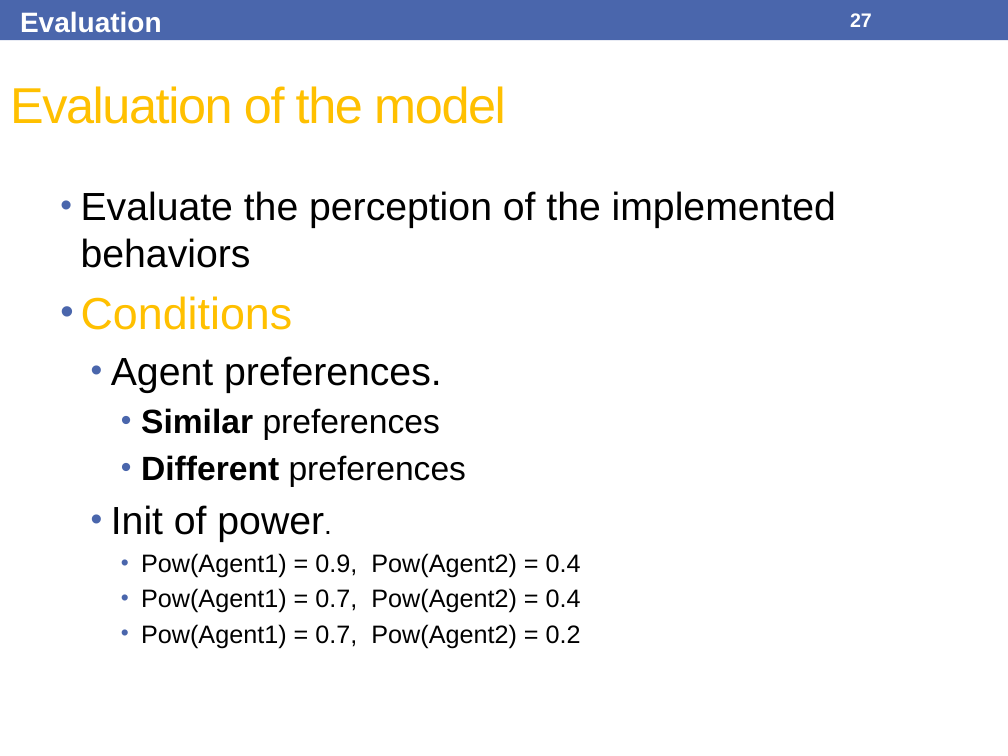
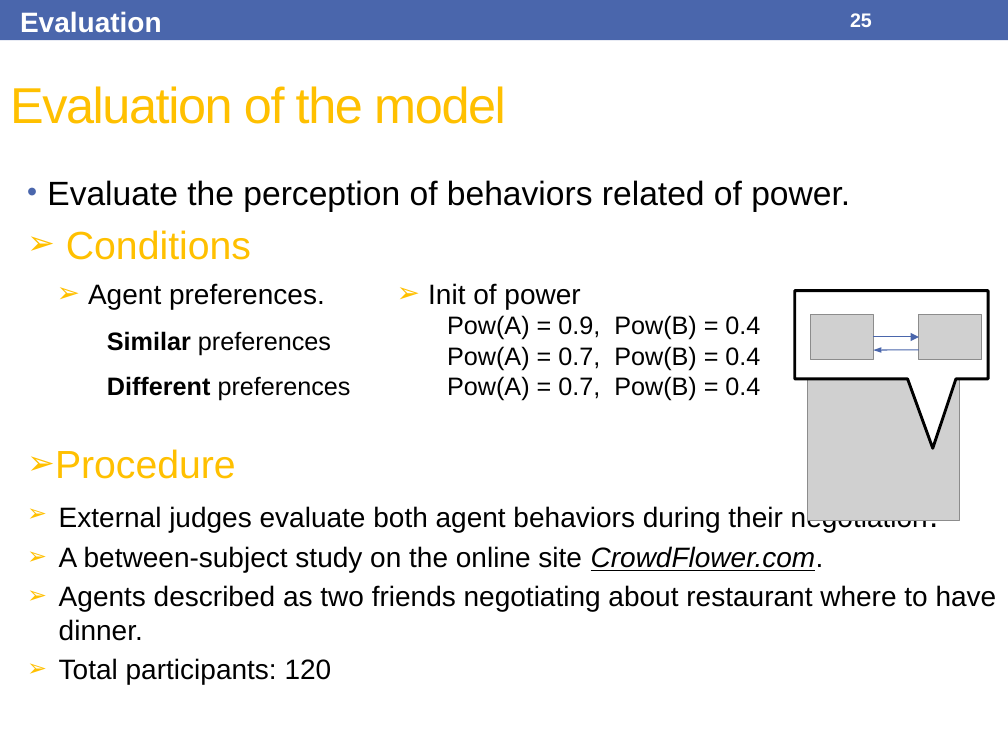
Before and after one commit to Olydia/Discolog, a slide deck: slide 25 of papers/Presentations/IVA17/IVA17.pptx (slide 27 before the commit). Drawn at 1008x756 pixels with LibreOffice and Linux fonts; fonts in the diff are those of the drawing; grey boxes stand for pictures. Boxes give left, top, right and bottom in pixels: in the first picture for what was removed or moved away, otherwise in the second. Text is boxed around its words. In the diff, an @@ line names an element or a change of style, - is before the commit and + after.

Commit message:
PRESENTATION FINAL

```diff
--- a/papers/Presentations/IVA17/IVA17.pptx
+++ b/papers/Presentations/IVA17/IVA17.pptx
@@ page number at (850, 13, 872, 27): text changed @@
-27
+25
@@ text "Evaluate the perception of behaviors ...": place and size @@
-text "Evaluate the perception of behaviors ..." at (81, 191, 836, 648)
+text "Evaluate the perception of behaviors ..." at (47, 180, 997, 684)
@@ text at (47, 180, 850, 212): text changed; size 28 to 24 pt @@
-• Evaluate the perception of the implemented behaviors
+• Evaluate the perception of behaviors related of power.
@@ text at (66, 230, 251, 260): size 32 to 28 pt in "Conditions"; bullet • to ➢; bullet colour #4A66AC to #FFC000 @@
@@ text added at (88, 283, 351, 401), 18 pt, text #000000 @@
+➢ Agent preferences.
+  Similar preferences
+  Different preferences
@@ text added at (428, 283, 760, 401), 18 pt, text #000000 @@
+➢ Init of power
+  Pow(A) = 0.9, Pow(B) = 0.4
+  Pow(A) = 0.7, Pow(B) = 0.4
+  Pow(A) = 0.7, Pow(B) = 0.4
@@ group added at (794, 290, 988, 521): 3 pictures, 2 arrows, 1 speech box @@
@@ text at (55, 449, 997, 684): text changed; size 18 to 20 pt @@
-  • Agent preferences.
-    • Similar preferences
-    • Different preferences
-  • Init of power.
-    • Pow(Agent1) = 0.9, Pow(Agent2) = 0.4
-    • Pow(Agent1) = 0.7, Pow(Agent2) = 0.4
-    • Pow(Agent1) = 0.7, Pow(Agent2) = 0.2
+➢ Procedure
+➢ External judges evaluate both agent behaviors during their negotiation.
+➢ A between-subject study on the online site CrowdFlower.com.
+➢ Agents described as two friends negotiating about restaurant where to have dinner.
+➢ Total participants: 120
```
Also in this commit, not shown: 21 other slides changed, 5 slides added, 7 slides removed, 5 other files.
